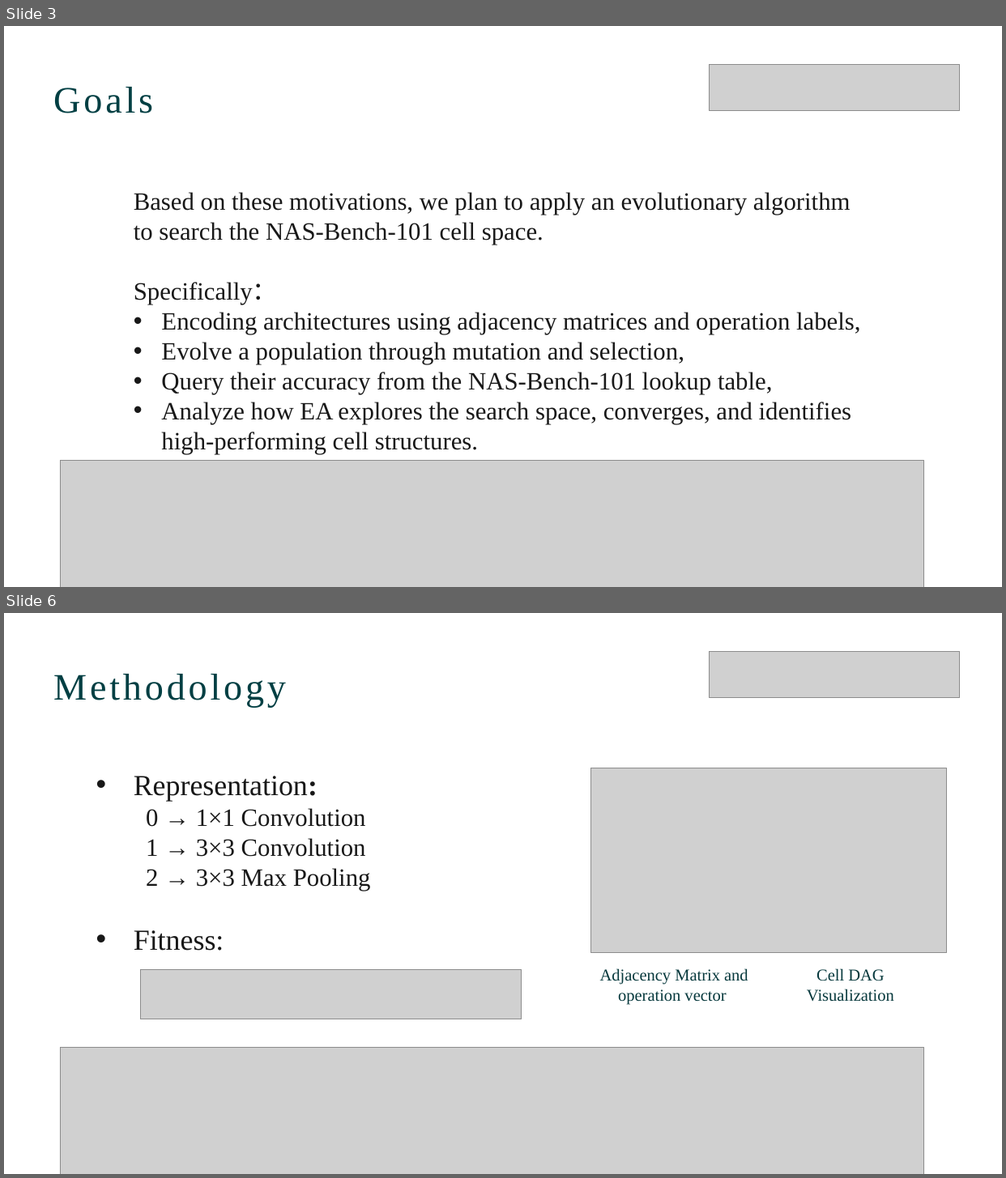
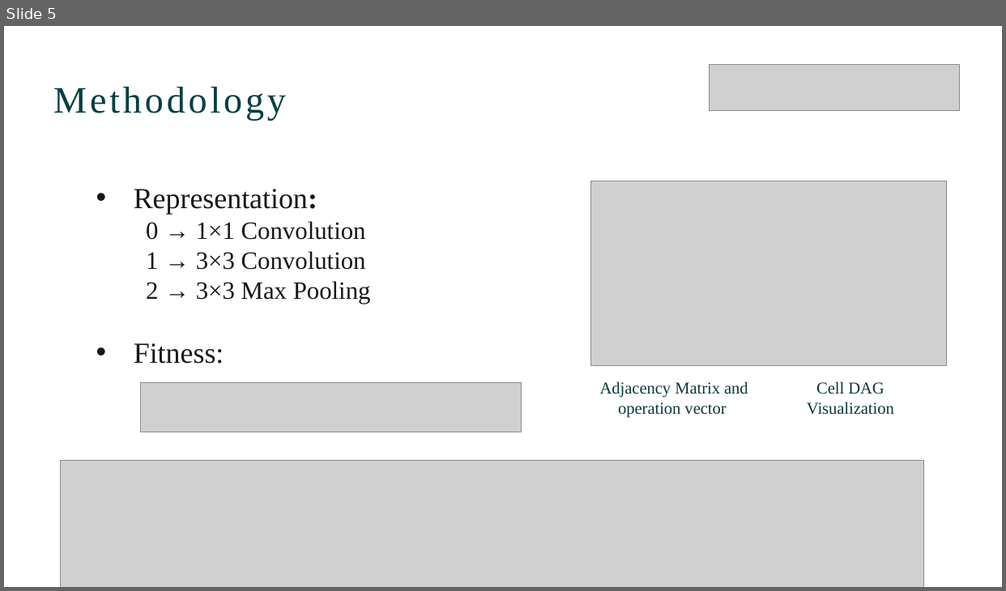
Before and after one commit to chenyicc/fxx_project, a slide deck: nasbench-master/第8组_中期.pptx. Shown one above the other, each under a label of ours: slides 3 and 6 before the commit, slide 5 after it; the slides between them are not shown. The pictures are 1006x1178 and 1006x591 pixels, drawn with LibreOffice and Linux fonts; fonts in the diff are those of the drawing; grey boxes stand for pictures; background and template pictures are left out. Boxes give left, top, right and bottom in pixels: in the first picture for what was removed or moved away, otherwise in the second. Text is boxed around its words. In the diff, an @@ line names an element or a change of style, - is before the commit and + after.

```diff
--- a/nasbench-master/第8组_中期.pptx
+++ b/nasbench-master/第8组_中期.pptx
@@ slide 3 removed at <box>4,26,1002,587</box>, background #FFFFFF @@
@@ picture removed at <box>710,64,960,110</box> @@
@@ text removed at <box>53,87,153,113</box> @@
-Goals
@@ text removed at <box>134,192,860,454</box> @@
-  Based on these motivations, we plan to apply an evolutionary algorithm to search the NAS-Bench-101 cell space.
-  Specifically：
-  • Encoding architectures using adjacency matrices and operation labels,
-  • Evolve a population through mutation and selection,
-  • Query their accuracy from the NAS-Bench-101 lookup table,
-  • Analyze how EA explores the search space, converges, and identifies high-performing cell structures.
@@ picture removed at <box>60,461,924,587</box> @@
@@ what was slide 6 is now slide 5 @@
```
Also in this commit, not shown: 5 slides changed, 3 slides added, 4 other slides removed.
